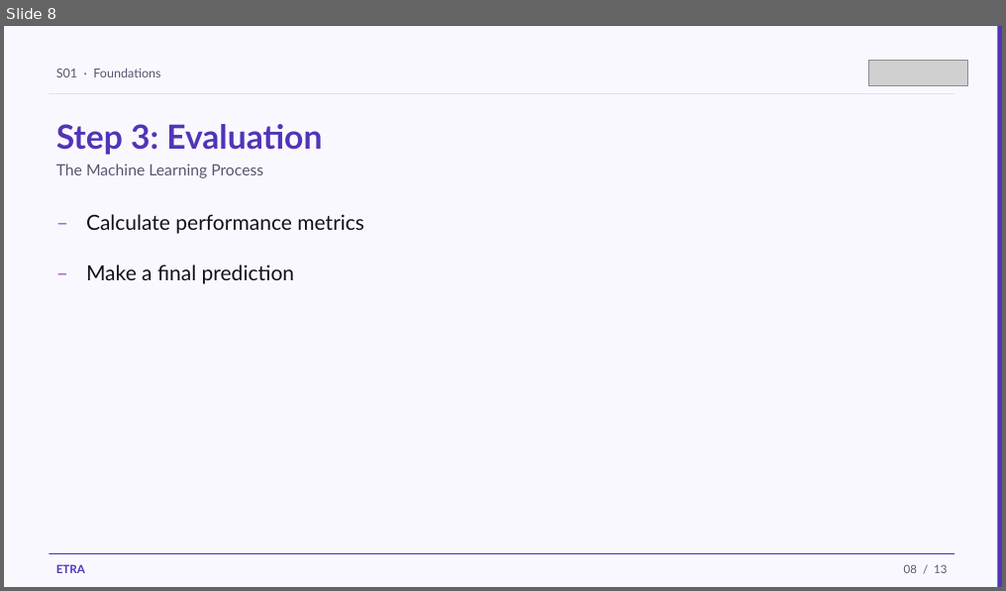
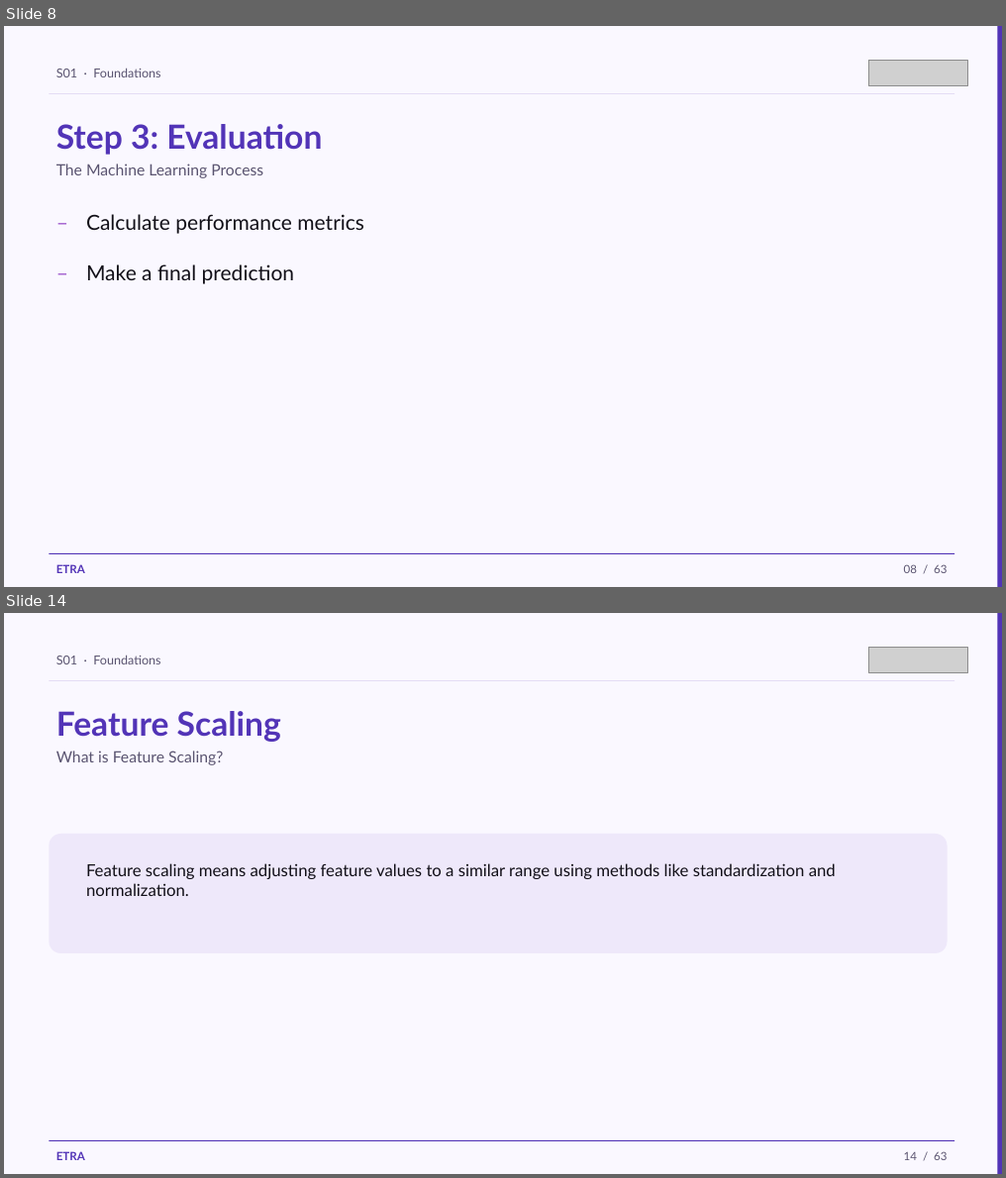
Before and after one commit to iksasa15/AI-ML, a slide deck: web-presentation/pdf-exports/Week1-Session1-Foundations.pptx. Shown one above the other, each under a label of ours: slide 8 before the commit, slides 8 and 14 after it; the slides between them are not shown. The pictures are 1006x591 and 1006x1178 pixels, drawn with LibreOffice and Linux fonts; fonts in the diff are those of the drawing; grey boxes stand for pictures. Boxes give left, top, right and bottom in pixels: in the first picture for what was removed or moved away, otherwise in the second. Text is boxed around its words. In the diff, an @@ line names an element or a change of style, - is before the commit and + after.

Commit message:
feat: add detailed data preprocessing and feature scaling content to PowerPoint generation script, enhancing educational resources

```diff
--- a/web-presentation/pdf-exports/Week1-Session1-Foundations.pptx
+++ b/web-presentation/pdf-exports/Week1-Session1-Foundations.pptx
@@ slide 14 added at (4,613,1002,1174), background #FAF8FF @@
@@ rectangle added at (997,613,1002,1174), fill #5234B7 @@
@@ text added at (56,655,160,664), 12 pt, text #5A5470 @@
+S01 · Foundations
@@ picture added at (868,647,967,672) @@
@@ rectangle added at (49,680,954,681), fill #E4DCF4 @@
@@ text added at (56,711,281,742), 32 pt, text #5234B7, bold @@
+Feature Scaling
@@ text added at (56,751,223,765), 15 pt, text #5A5470 @@
+What is Feature Scaling?
@@ rounded rectangle added at (49,834,947,954), fill #EEE8FA @@
@@ text added at (86,863,836,896), 16 pt, text #121018 @@
+Feature scaling means adjusting feature values to a similar range using methods like standardization and normalization.
@@ rectangle added at (49,1141,954,1142), fill #5234B7 @@
@@ text added at (56,1152,85,1160), 11 pt, text #5234B7, bold @@
+ETRA
@@ text added at (904,1152,946,1160), 11 pt, text #5A5470 @@
+14 / 63
@@ slide 8 changed as well @@
@@ text at (904,565,946,573): text changed @@
-08 / 13
+08 / 63
```
Also in this commit, not shown: 7 other slides changed, 53 other slides added, 4 slides removed, 2 other files.
